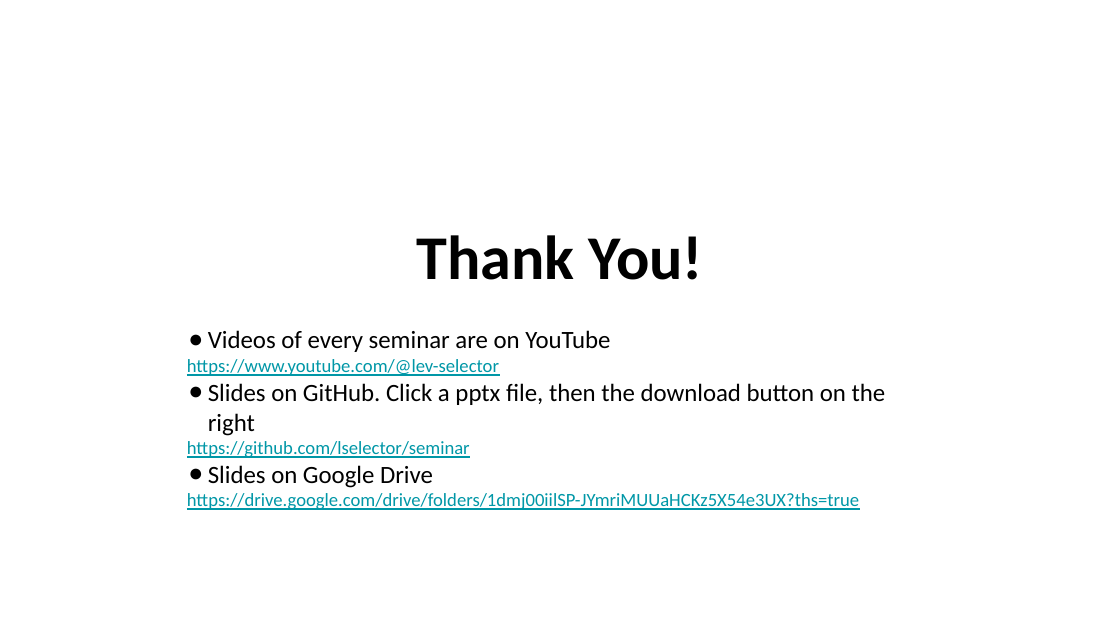
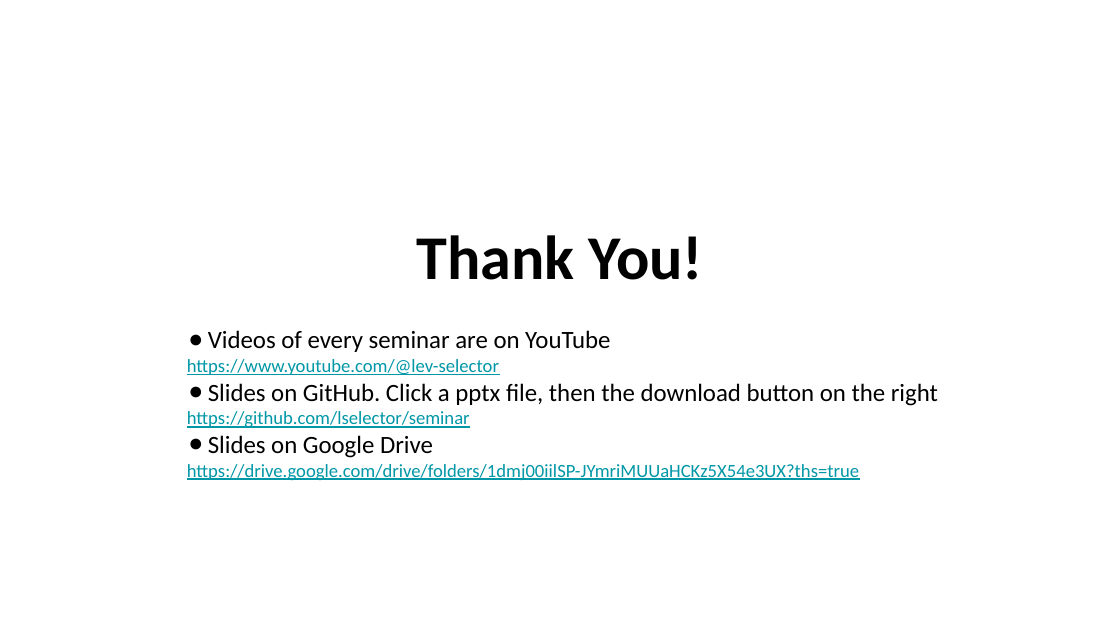
Before and after one commit to lselector/seminar, a slide deck: slide 26 of 2026/2026-11-06-AI-News.pptx (slide 24 before the commit). Drawn at 1120x630 pixels with LibreOffice and Linux fonts; fonts in the diff are those of the drawing. Boxes give left, top, right and bottom in pixels: in the first picture for what was removed or moved away, otherwise in the second. Text is boxed around its words. In the diff, an @@ line names an element or a change of style, - is before the commit and + after.

```diff
--- a/2026/2026-11-06-AI-News.pptx
+++ b/2026/2026-11-06-AI-News.pptx
@@ text "Videos of every seminar are ..." rewrapped from (187, 330, 886, 510) to (187, 330, 938, 481) @@
```
Also in this commit, not shown: 5 other slides changed, 2 slides added, 2 slides removed.
